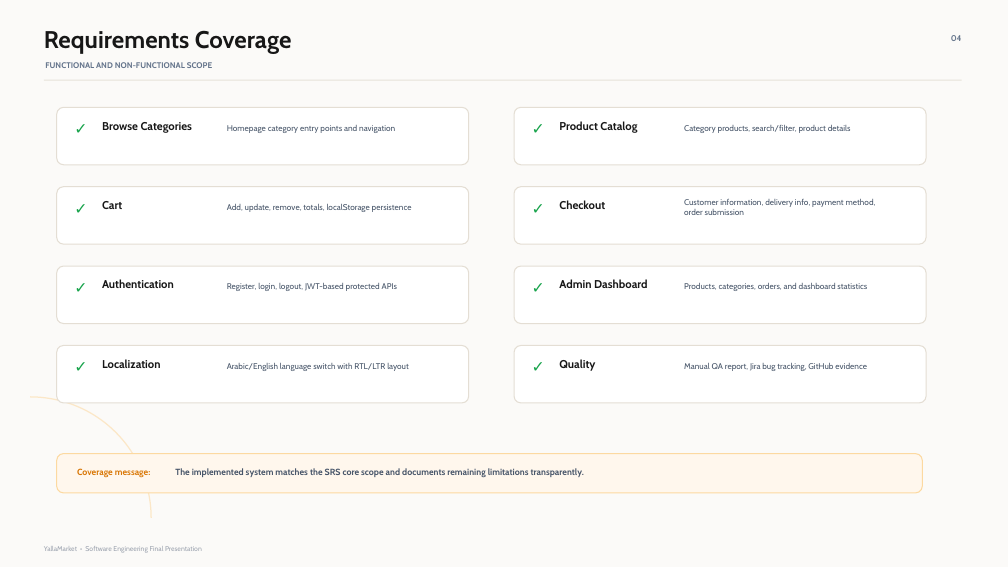
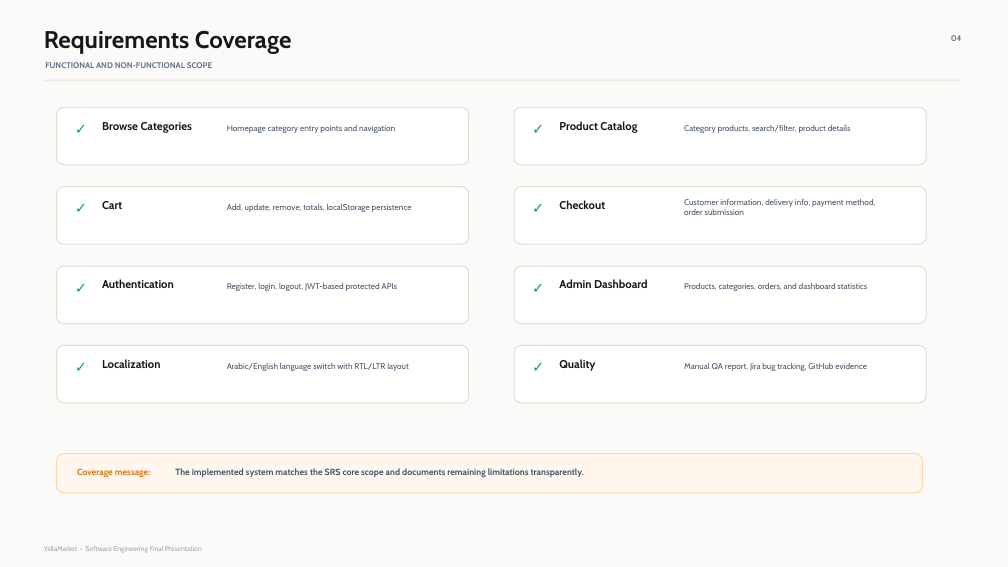
Before and after one commit to BaraaMasri99/yallaMarket, a slide deck: slide 4 of docs/PowerPoint/YallaMarket_Final_Presentation.pptx. Drawn at 1008x567 pixels with LibreOffice and Linux fonts; fonts in the diff are those of the drawing. Boxes give left, top, right and bottom in pixels: in the first picture for what was removed or moved away, otherwise in the second. Text is boxed around its words. In the diff, an @@ line names an element or a change of style, - is before the commit and + after.

```diff
--- a/docs/PowerPoint/YallaMarket_Final_Presentation.pptx
+++ b/docs/PowerPoint/YallaMarket_Final_Presentation.pptx
@@ arc (boxed as its full ellipse) removed at <box>0,397,151,567</box> @@
```
Also in this commit, not shown: 13 other slides changed, 4 slides added, 2 slides removed, 15 other files.
